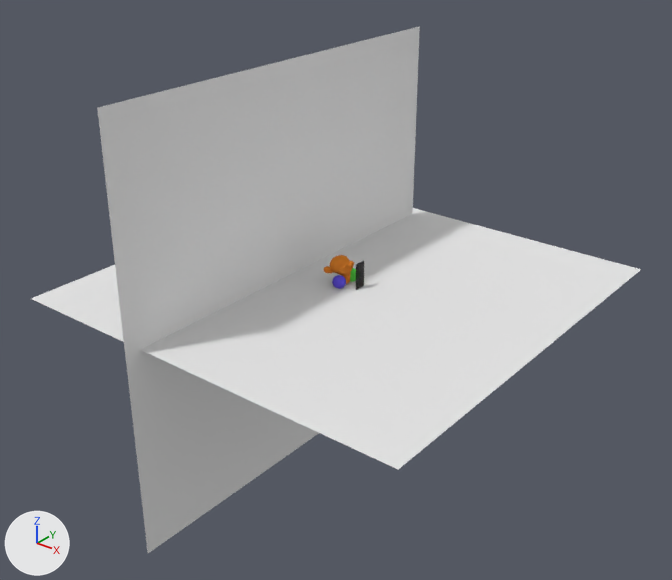
Renders of the Blender file refraction/refraction.blend from each side of a commit.
The view is the same before and after, from a 50 mm camera at (76.4, -97.8, 56.9) aimed at (-0.4, -1.8, -2.6). The lights are fixed; the arrows at lower left show +X, +Y and +Z.

Before the edit, the objects in view are built like this:
```python
me_plane = bpy.data.meshes.new('Plane')
me_plane.from_pydata([(-1.0, -1.0, 0.0), (1.0, -1.0, 0.0), (-1.0, 1.0, 0.0), (1.0, 1.0, 0.0)], [], [(0, 1, 3, 2)])
me_plane.materials.append(mat_material_005)  # white #e7e7e7
ob_plane = bpy.data.objects.new('Plane', me_plane)
ob_plane.location = (0.0, 0.0, -2.1)
ob_plane.scale = (32.0, 32.0, 32.0)
ob_plane_002 = bpy.data.objects.new('Plane.002', me_plane)
ob_plane_002.location = (-8.4, -2.4, -2.1)
ob_plane_002.rotation_euler = (1.571, 0.0, 1.571)  # degrees (90, 0, 90)
ob_plane_002.scale = (32.0, 32.0, 32.0)
```
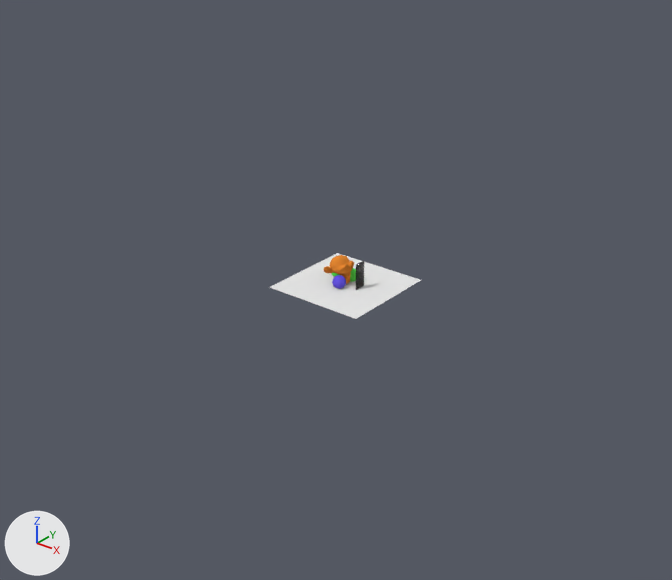
Location of each change, (x1, y1, x2, y2) in pixels of the pictures (672 x 580 px):
'Plane.002', deleted: before (97, 26, 420, 553)
'Plane', rescaled: before (31, 208, 641, 469); after (270, 253, 421, 319)

What changed in the scene script:
```text
Remove ob_plane_002:
    ob_plane_002 = bpy.data.objects.new('Plane.002', me_plane)
    ob_plane_002.location = (-8.4, -2.4, -2.1)
    ob_plane_002.rotation_euler = (1.571, 0.0, 1.571)  # degrees (90, 0, 90)
    ob_plane_002.scale = (32.0, 32.0, 32.0)
Change ob_plane:
    ob_plane.scale: (32.0, 32.0, 32.0) -> (8.0, 8.0, 8.0)
```
